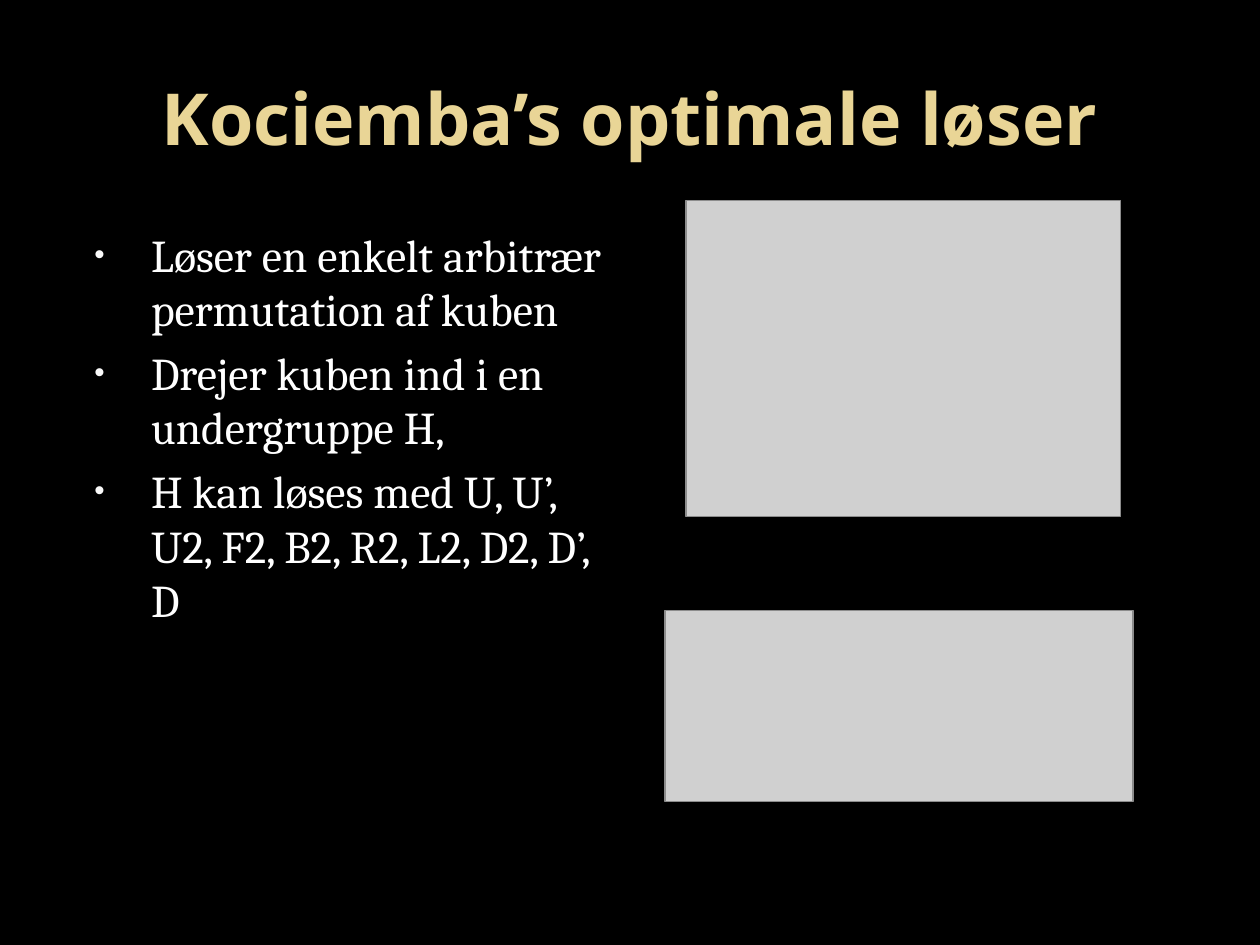
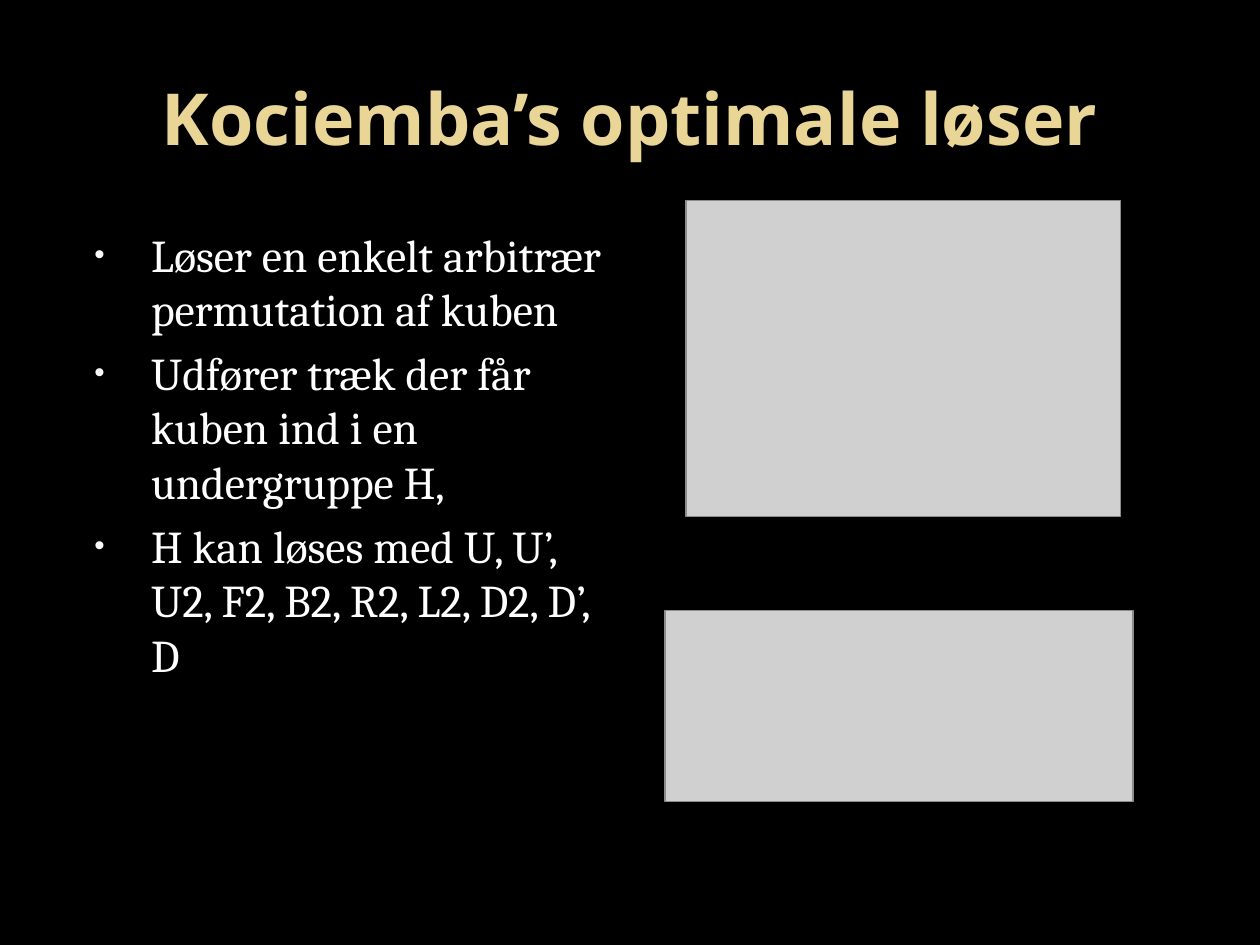
Before and after one commit to rasmusprentow/a215, a slide deck: slide 6 of Statusseminar/Rubik’s Cube.pptx. Drawn at 1260x945 pixels with LibreOffice and Linux fonts; fonts in the diff are those of the drawing; grey boxes stand for pictures; background and template pictures are left out. Boxes give left, top, right and bottom in pixels: in the first picture for what was removed or moved away, otherwise in the second. Text is boxed around its words. In the diff, an @@ line names an element or a change of style, - is before the commit and + after.

```diff
--- a/Statusseminar/Rubik’s Cube.pptx
+++ b/Statusseminar/Rubik’s Cube.pptx
@@ text at box(151, 357, 530, 509): text changed @@
-• Drejer kuben ind i en undergruppe H,
+• Udfører træk der får kuben ind i en undergruppe H,
```
Also in this commit, not shown: 3 other slides changed.
